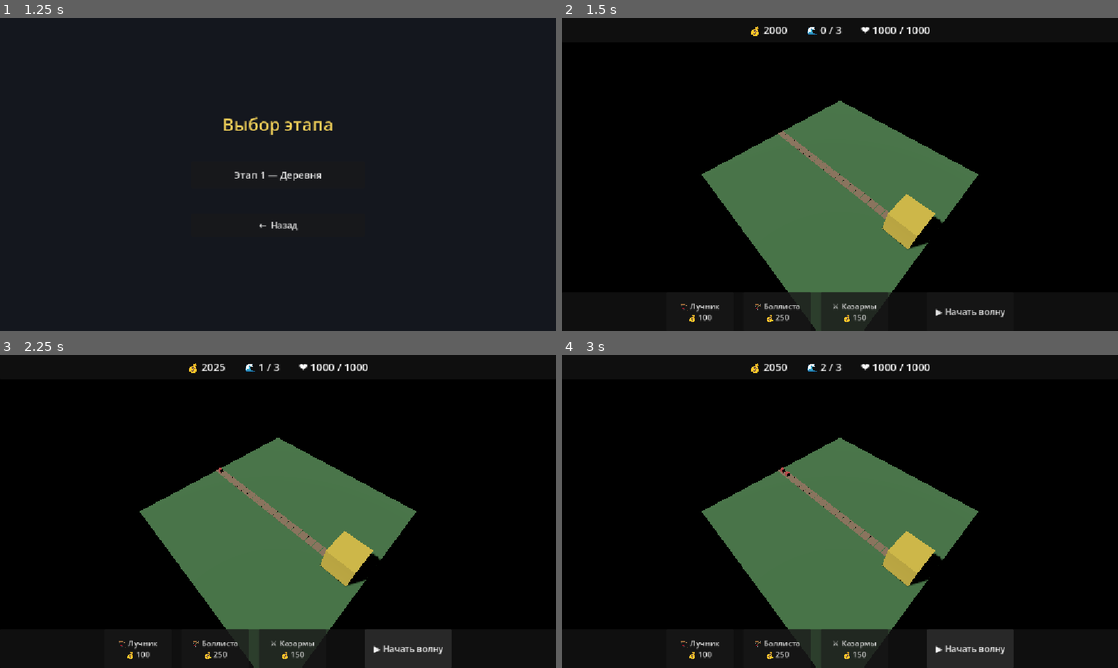
Above: before the commit, frames 1-4 (two rows, left to right).
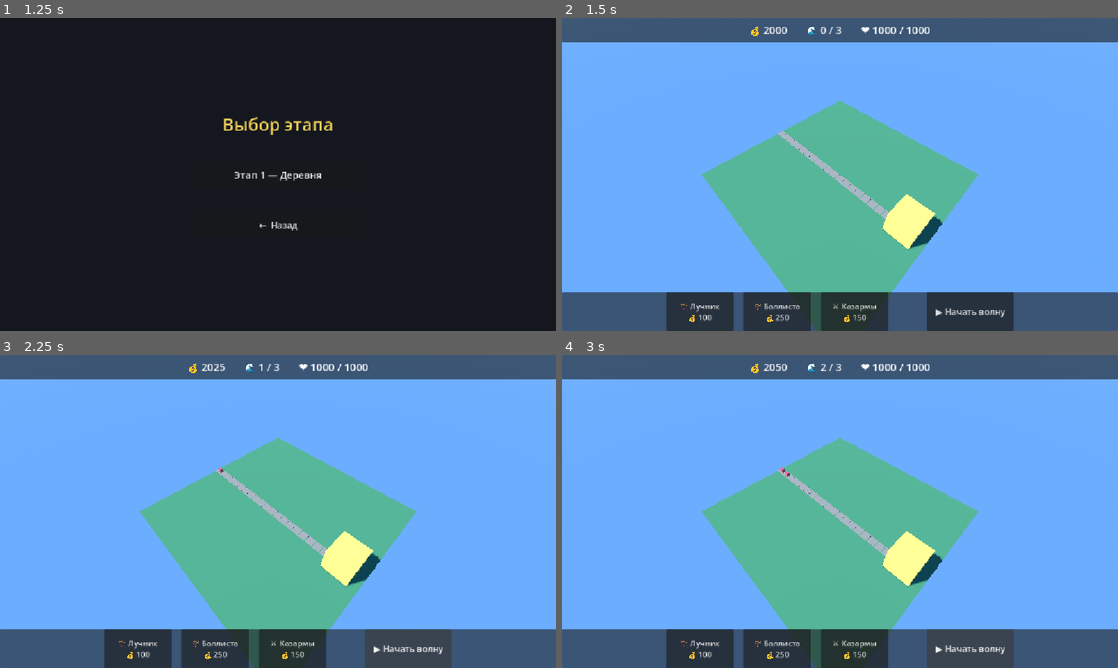
Above: after the commit, the same moments.

Repository: MAQHASKER/tower-defense
Game: Godot game, scene res://scenes/MainMenu.tscn
Two runs of this game, one before a commit and one after it. Both use one fixed random seed, a clock stepped at 60 frames per second and the inputs below.
Inputs:
- Up to frame 1 (1.25 s): click "▶ Начать игру" at 0.5 s
- Up to frame 2 (1.5 s): click "Этап 1 — Деревня" at 1.25 s
- Up to frame 3 (2.25 s): click "▶ Начать волну" at 2 s
- Up to frame 4 (3 s): click "▶ Начать волну" at 2.75 s

Frame 1 is identical in both runs. In frame 2, 98% of the frame differs, in the area x 0-100%, y 0-100%; in frame 3, 98%; in frame 4, 98%.

Commit message:
Яркое голубое небо
- В Sky добавлен ProceduralSkyMaterial: раньше материал отсутствовал,
  поэтому фон рендерился чёрным
- Нижняя полусфера скайбокса тоже голубая: камера смотрит вниз под 50°,
  и в кадр попадает именно она, а не зенит
- Верх — насыщенный голубой, горизонт — светло-голубой

Diff:
--- a/scenes/Main.tscn
+++ b/scenes/Main.tscn
@@ -8,7 +8,20 @@
 [ext_resource type="PackedScene" uid="uid://cxiis8hkfjh2x" path="res://scenes/ui/TowerPanel.tscn" id="6_c01mt"]
 [ext_resource type="PackedScene" uid="uid://efiojeyexusf" path="res://scenes/ui/EndScreen.tscn" id="7_nxtc6"]
 
+[sub_resource type="ProceduralSkyMaterial" id="ProceduralSkyMaterial_sky"]
+sky_top_color = Color(0.18, 0.48, 0.95, 1)
+sky_horizon_color = Color(0.69, 0.85, 1, 1)
+sky_curve = 0.15
+sky_energy_multiplier = 1.0
+ground_bottom_color = Color(0.42, 0.68, 1, 1)
+ground_horizon_color = Color(0.69, 0.85, 1, 1)
+ground_curve = 0.05
+ground_energy_multiplier = 1.0
+sun_angle_max = 30.0
+sun_curve = 0.15
+
 [sub_resource type="Sky" id="Sky_4t1ab"]
+sky_material = SubResource("ProceduralSkyMaterial_sky")
 
 [sub_resource type="Environment" id="Environment_xwvtf"]
 background_mode = 2
Binary file added: docs/screenshots/sky.png
